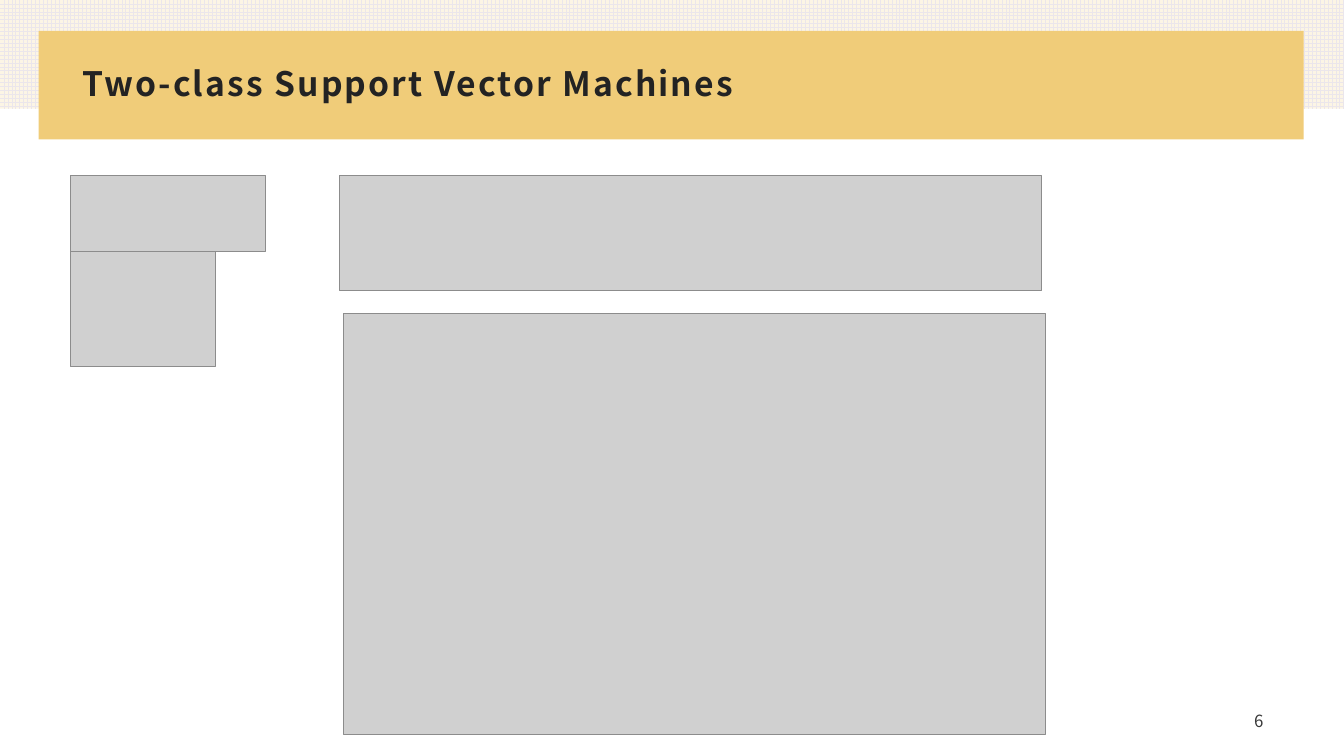
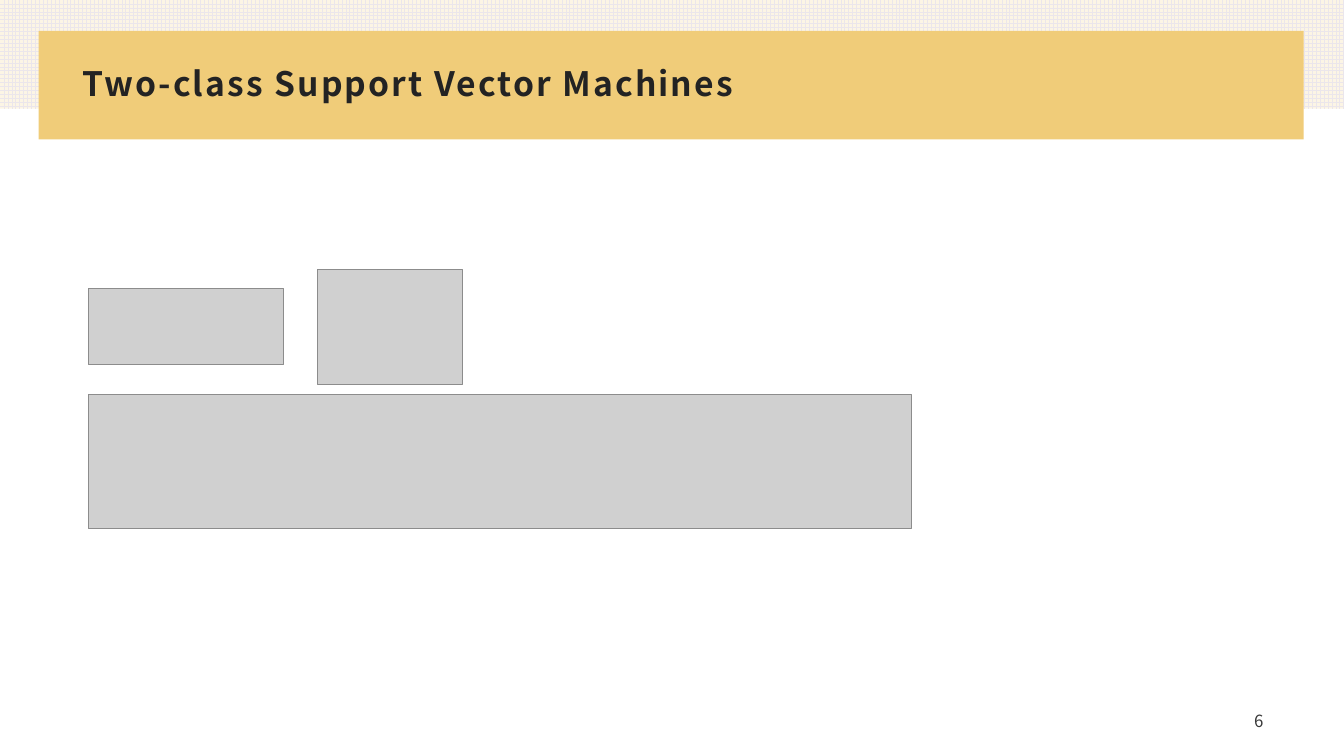
Before and after one commit to Jiadia22/2024-Machine_Learning, a slide deck: slide 6 of SVM Paper 1.pptx. Drawn at 1344x756 pixels with LibreOffice and Linux fonts; fonts in the diff are those of the drawing; grey boxes stand for pictures. Boxes give left, top, right and bottom in pixels: in the first picture for what was removed or moved away, otherwise in the second. Text is boxed around its words. In the diff, an @@ line names an element or a change of style, - is before the commit and + after.

```diff
--- a/SVM Paper 1.pptx
+++ b/SVM Paper 1.pptx
@@ picture: place and size @@
-picture at [71,252,216,367]
+picture at [318,269,463,384]
@@ picture: place and size @@
-picture at [71,175,266,251]
+picture at [89,288,284,364]
@@ picture removed at [344,314,1046,735] @@
@@ picture: place and size @@
-picture at [340,175,1042,290]
+picture at [89,394,911,529]
```
Also in this commit, not shown: 5 other slides changed, 1 slide added.
